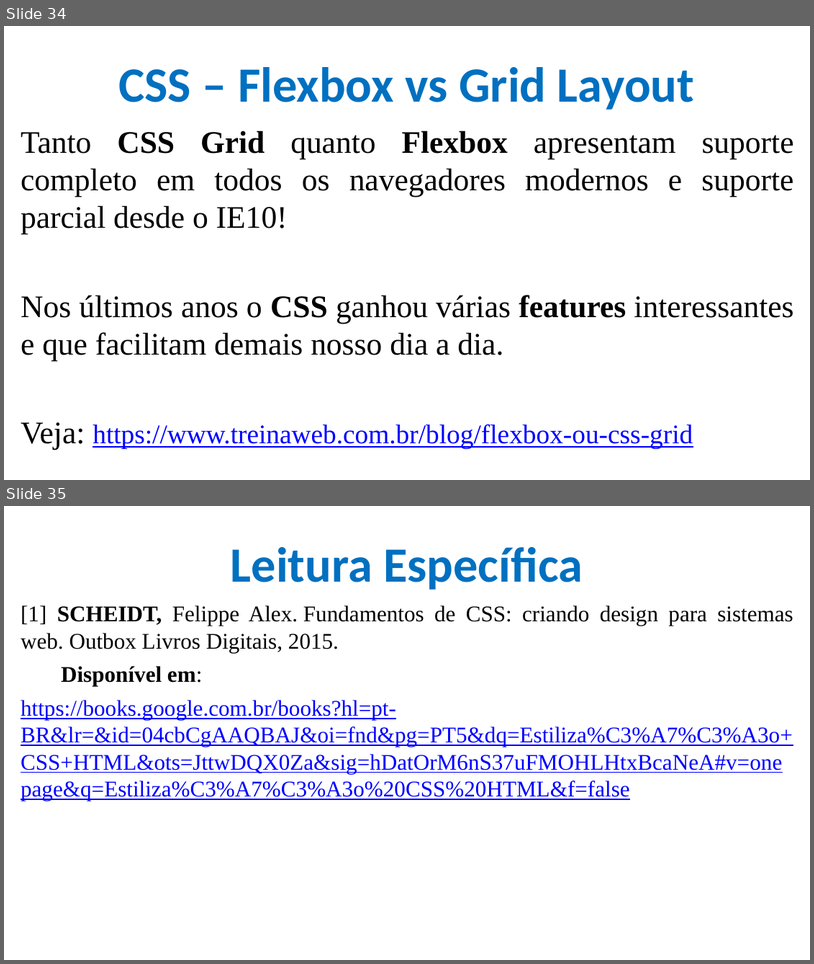
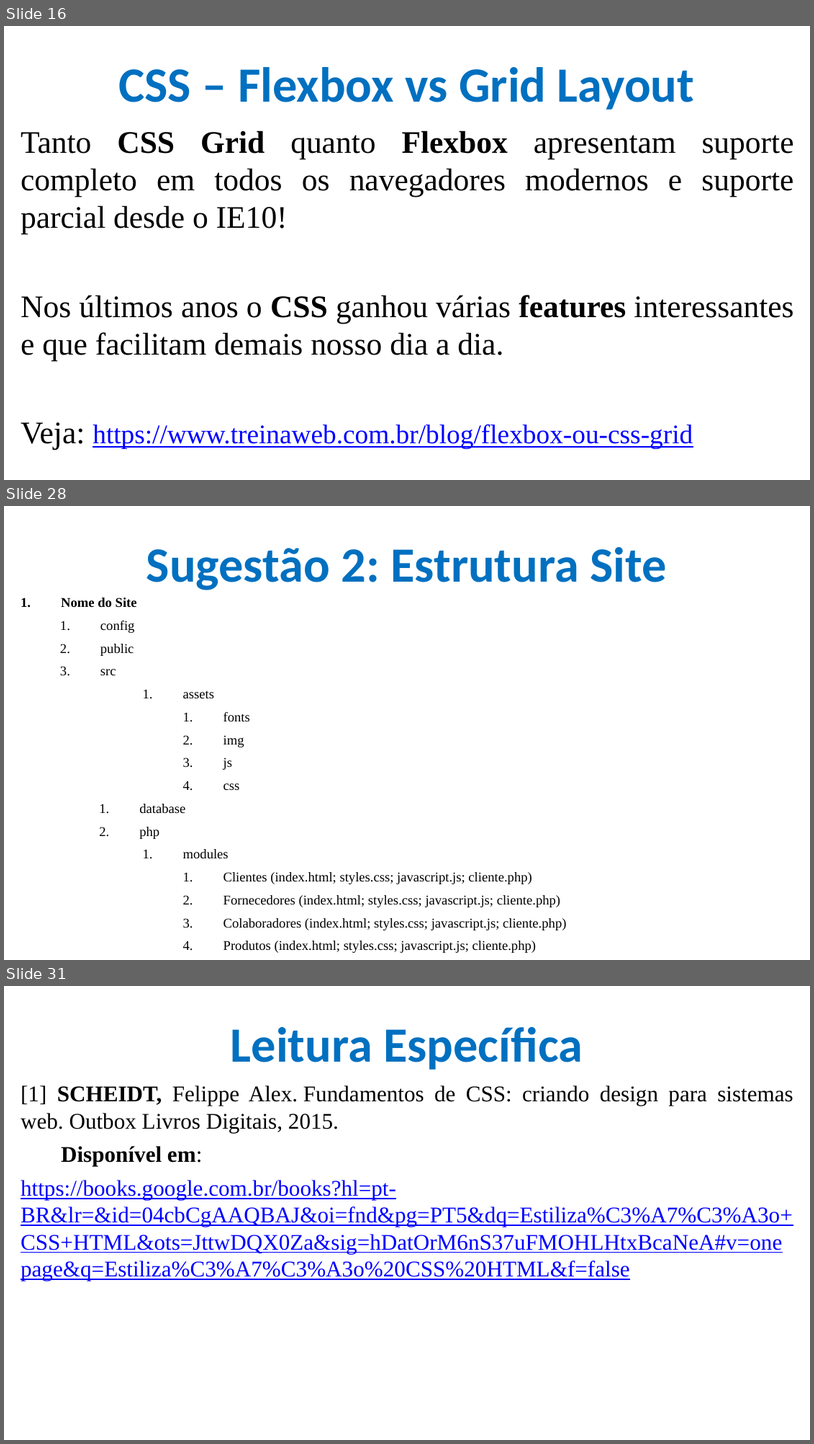
Before and after one commit to CloudEducationBrazil/WydenDesenvolvimentoWebJAVA, a slide deck: 01 Classes/frontend/Aula 06 Desenvolvimento de Software Java - CSS.pptx. Shown one above the other, each under a label of ours: slides 34 and 35 before the commit, slides 16, 28 and 31 after it; the slides between them are not shown. The pictures are 814x964 and 814x1444 pixels, drawn with LibreOffice and Linux fonts; fonts in the diff are those of the drawing; background and template pictures are left out. Boxes give left, top, right and bottom in pixels: in the first picture for what was removed or moved away, otherwise in the second. Text is boxed around its words. In the diff, an @@ line names an element or a change of style, - is before the commit and + after.

```diff
--- a/01 Classes/frontend/Aula 06 Desenvolvimento de Software Java - CSS.pptx
+++ b/01 Classes/frontend/Aula 06 Desenvolvimento de Software Java - CSS.pptx
@@ slide 28 added at <box>4,506,810,960</box>, background picture (left out) @@
@@ title added at <box>147,547,666,590</box>, 44 pt, text #0070C0, bold @@
+Sugestão 2: Estrutura Site
@@ text added at <box>61,597,566,952</box>, 12 pt, text #000000 @@
+1. Nome do Site
+  1. config
+  2. public
+  3. src
+      1. assets
+        1. fonts
+        2. img
+        3. js
+        4. css
+    1. database
+    2. php
+      1. modules
+        1. Clientes (index.html; styles.css; javascript.js; cliente.php)
+        2. Fornecedores (index.html; styles.css; javascript.js; cliente.php)
+        3. Colaboradores (index.html; styles.css; javascript.js; cliente.php)
+        4. Produtos (index.html; styles.css; javascript.js; cliente.php)
@@ what was slide 34 is now slide 16 @@
@@ what was slide 35 is now slide 31 @@
```
Also in this commit, not shown: 9 slides changed, 13 other slides added, 18 slides removed, 38 other files.
